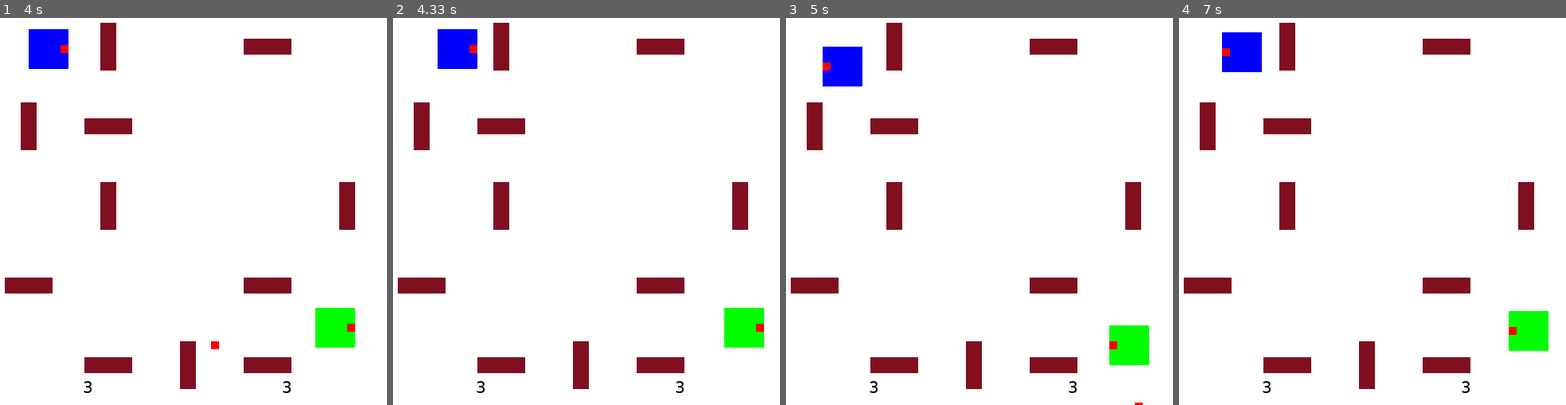
Above: before the commit, frames 1-4 (left to right).
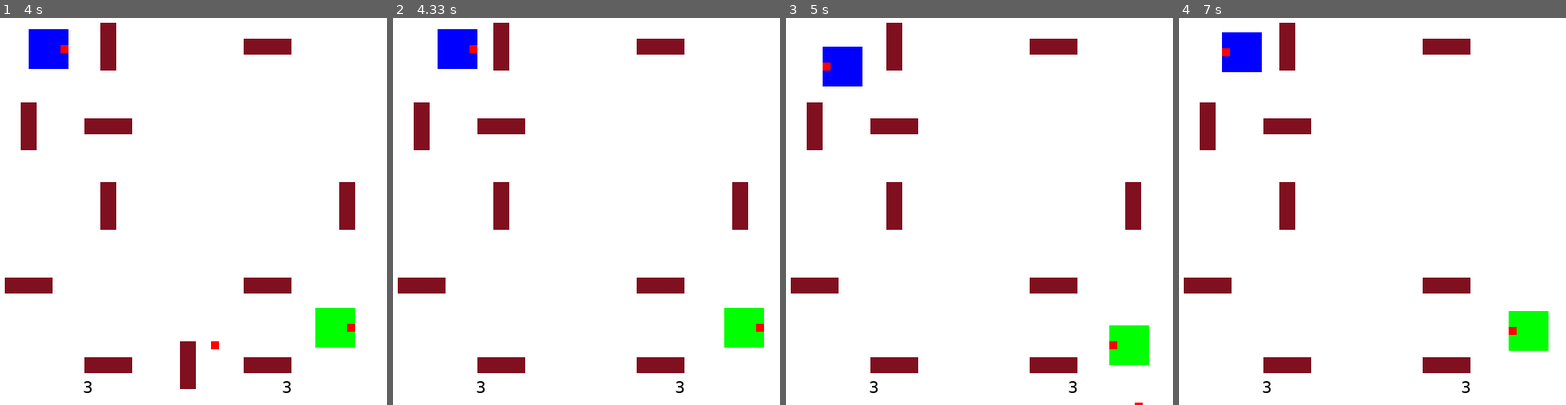
Above: after the commit, the same moments.

Repository: Den1k22/python-lessons
Game: pygame game, started from Code/pyGame/tanks.py
Same seed, same stepped clock (60 frames per second), same inputs: the game is played once before the commit and once after it.
Inputs:
- Up to frame 1 (4 s): tap E at 0.33, 1.65, 3.05 s; hold Right 0.67-1.13 s; hold D 0.67-1.13 s; hold Up 1.17-1.47 s; hold W 1.17-1.47 s; hold Right 1.5-1.97 s; hold D 1.5-1.97 s; hold Left 2-2.53 s; hold A 2-2.53 s; hold Down 2.57-2.87 s; hold S 2.57-2.87 s; hold Left 2.9-3.3 s; hold A 2.9-3.3 s; hold Up 3.33-3.7 s; hold W 3.33-3.7 s; hold Right from 3.73 s (still down); hold D from 3.73 s (still down)
- Up to frame 2 (4.33 s): keep holding Right; keep holding D
- Up to frame 3 (5 s): release Right at 4.37 s; release D at 4.37 s; hold Down 4.4-4.77 s; hold S 4.4-4.77 s; tap E at 4.55 s; hold Left from 4.8 s (still down); hold A from 4.8 s (still down)
- Up to frame 4 (7 s): release Left at 5.27 s; release A at 5.27 s; hold Right 5.3-5.77 s; hold D 5.3-5.77 s; hold Up 5.8-6.1 s; hold W 5.8-6.1 s; tap E at 5.95 s; hold Right 6.13-6.6 s; hold D 6.13-6.6 s; hold Left from 6.63 s (still down); hold A from 6.63 s (still down)

Frame 1 is identical in both runs. In frame 2, 0.5% of the frame differs, in the area x 46-51%, y 83-96%; in frame 3, 0.5%; in frame 4, 1.0%, in the area x 46-92%, y 42-96%.

Commit message:
impr: added destructitive walls

Diff:
--- a/Code/pyGame/tanks.py
+++ b/Code/pyGame/tanks.py
@@ -153,12 +153,13 @@
 
     return True
 
-  def collides_with_walls(self, walls) -> bool:
+  def collided_walls(self, walls):
+    collided_walls = []
     for wall in walls:
       if self.collide(wall):
-        return True
-
-    return False
+        collided_walls.append(wall)
+
+    return collided_walls
 
   def draw(self, screen):
     pygame.draw.rect(screen, (255, 0, 0), (self.x, self.y, self.width, self.height), 0)
@@ -269,7 +270,12 @@
       elif bullet.collide(player2):
         player2.damage()
         continue
-      elif bullet.collides_with_walls(walls):
+
+      collided_walls = bullet.collided_walls(walls)
+      if collided_walls:
+        for collided_wall in collided_walls:
+          objects.remove(collided_wall)
+          walls.remove(collided_wall)
         continue
 
       if bullet.still_on_screen():
